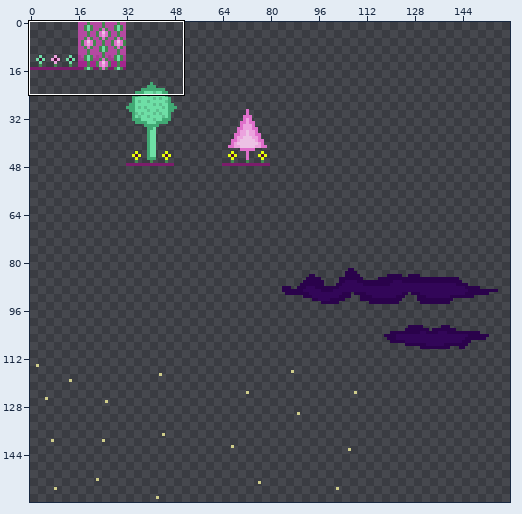
Sprite sheet -- map/tilesheet.png. Above: a wide view before the commit, with the close-up outlined.
Close-up. Old version:
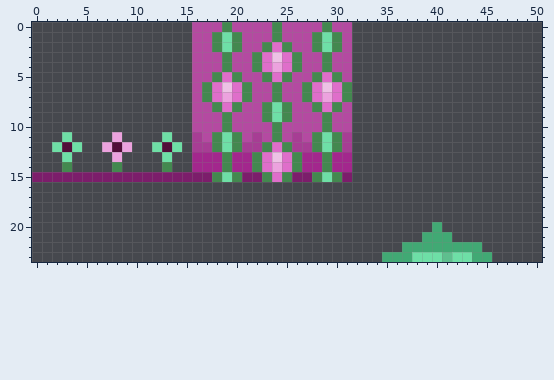
The file is 160x160 pixels. Shown: x 0..50, y 0..23.
The result:
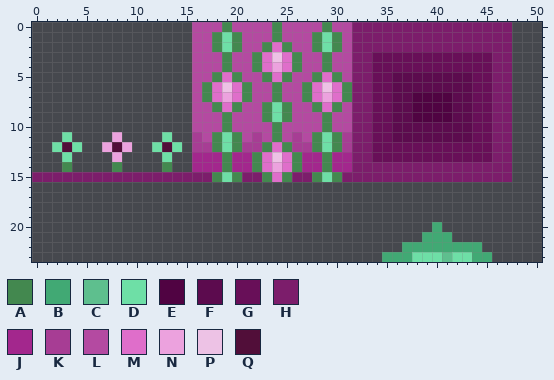
Palette (. is transparent): A #43884f  B #41a974  C #5ebf8e  D #6edfa6  E #500342  F #5c0b4e  G #680f58  H #7c1d6b  J #a3278d  K #a73d94  L #b44aa1  M #df6eca  N #eca2de  P #edc2e5  Q #510e39
Diff:
@@ x 30..49 @@
- 0 LL..................
- 1 AL..................
- 2 AL..................
- 3 LL..................
- 4 LL..................
- 5 AL..................
- 6 MA..................
- 7 MA..................
- 8 AL..................
- 9 LL..................
-10 LL..................
-11 AK..................
-12 AK..................
-13 JJ..................
-14 JJ..................
-15 AH..................
+ 0 LLHHHHHHHHHHHHHHHH..
+ 1 ALHHHHHHHHHHHHHHHH..
+ 2 ALHHHHHHHHHHHHHHHH..
+ 3 LLHHGGGGGGGGGGGGHH..
+ 4 LLHHGGGGGGGGGGGGHH..
+ 5 ALHHGGFFFFFFFFGGHH..
+ 6 MAHHGGFFFFFFFFGGHH..
+ 7 MAHHGGFFEEEEFFGGHH..
+ 8 ALHHGGFFEEEEFFGGHH..
+ 9 LLHHGGFFEEEEFFGGHH..
+10 LLHHGGFFFFFFFFGGHH..
+11 AKHHGGFFFFFFFFGGHH..
+12 AKHHGGGGGGGGGGGGHH..
+13 JJHHGGGGGGGGGGGGHH..
+14 JJHHHHHHHHHHHHHHHH..
+15 AHHHHHHHHHHHHHHHHH..
 16 ....................
